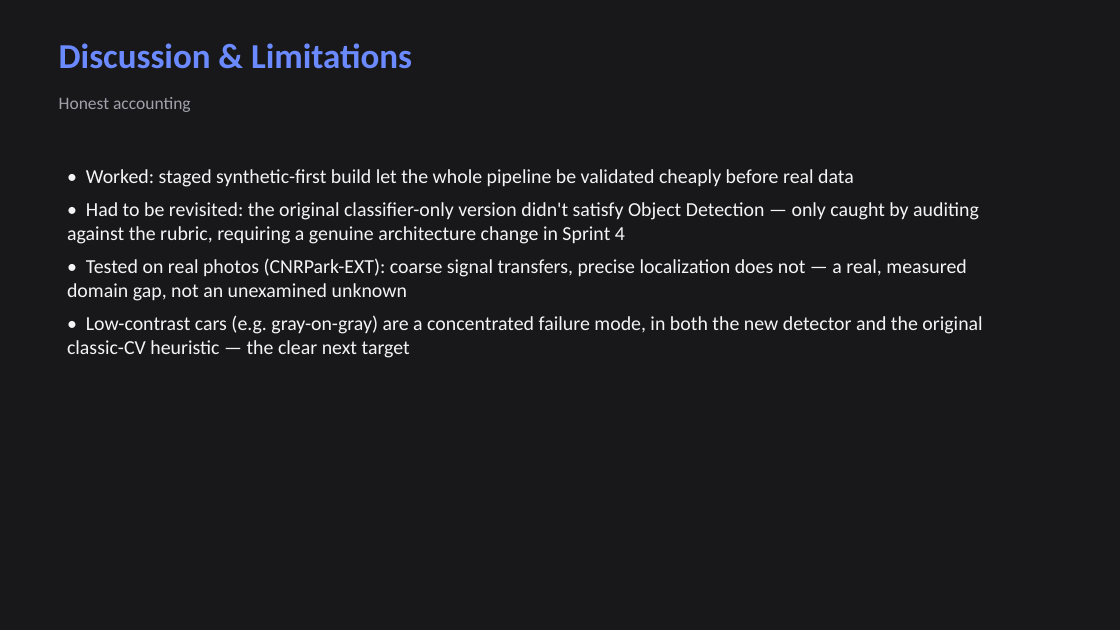
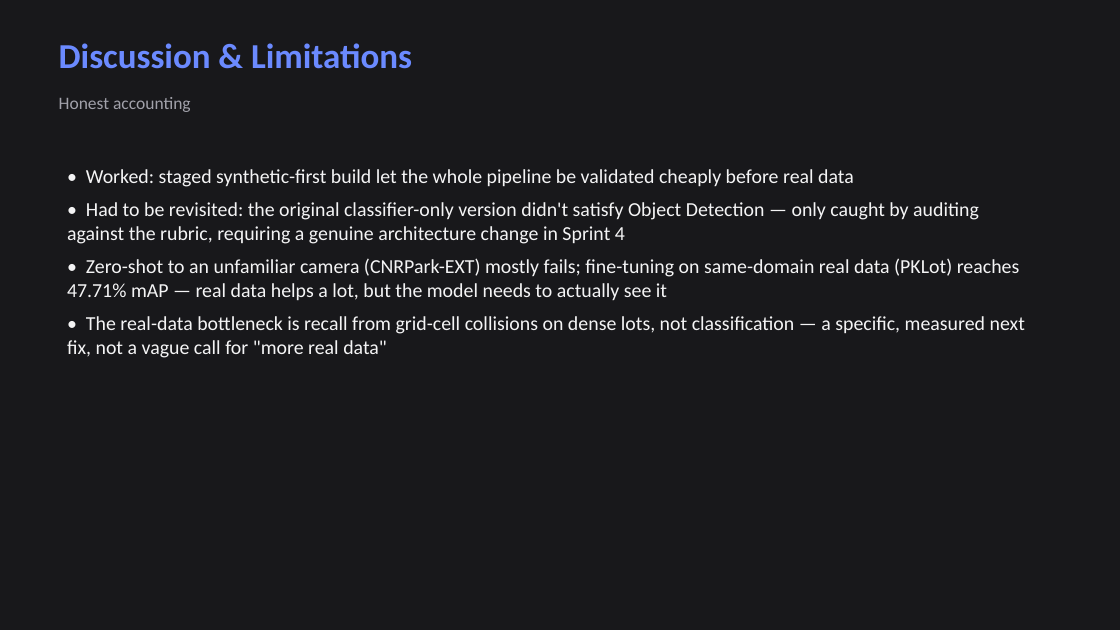
Before and after one commit to Tomiwa-ttt/Deep-Learning-2-Smart-Parking-Project, a slide deck: slide 17 of smartpark/report_assets/SmartPark_Slides.pptx (slide 15 before the commit). Drawn at 1120x630 pixels with LibreOffice and Linux fonts; fonts in the diff are those of the drawing. Boxes give left, top, right and bottom in pixels: in the first picture for what was removed or moved away, otherwise in the second. Text is boxed around its words. In the diff, an @@ line names an element or a change of style, - is before the commit and + after.

Commit message:
Close the real-data validation gap: fine-tune detector on real PKLot boxes, retrain classifier
Recovered the raw PKLot COCO export (from the user's Google Drive) and used
it for two things previously only possible with synthetic/qualitative data:

- Fine-tuned the synthetic-trained detector on real bounding boxes
  (train_detector.py --resume_from, 25 epochs) -> 47.71% mAP@0.5 on held-out
  real photos, vs. 98.71% synthetic. Classification given correct
  localization stays at 94.5% (vs 99.86% synthetic) -- the real-data gap is
  concentrated in localization recall, not misclassification, and is
  concretely explained by a 28.2% grid-cell collision rate on real PKLot's
  much denser lots (~57 vs ~15 spots/image). This directly points at a
  finer grid or anchor-based head as the next architecture change, rather
  than a vague 'needs more real data'.
- Retrained the classifier's real-data checkpoint (trained_model_real),
  fixing the stale/unloadable model from the version-skew issue earlier
  this project hit -- 98.69% val accuracy, ahead of the historical 97.04%.

New: convert_coco_to_detection.py (COCO export -> detector's annotations.json
format, analogous to the existing convert_coco_to_crops.py for the
classifier). train_detector.py gained --resume_from/--lr for fine-tuning.

Report, slides, and README updated throughout with these real numbers,
replacing the earlier 'not yet validated on real data' framing.

```diff
--- a/smartpark/report_assets/SmartPark_Slides.pptx
+++ b/smartpark/report_assets/SmartPark_Slides.pptx
@@ text at bbox=[67, 258, 1025, 358]: text changed @@
-• Tested on real photos (CNRPark-EXT): coarse signal transfers, precise localization does not — a real, measured domain gap, not an unexamined unknown
-• Low-contrast cars (e.g. gray-on-gray) are a concentrated failure mode, in both the new detector and the original classic-CV heuristic — the clear next target
+• Zero-shot to an unfamiliar camera (CNRPark-EXT) mostly fails; fine-tuning on same-domain real data (PKLot) reaches 47.71% mAP — real data helps a lot, but the model needs to actually see it
+• The real-data bottleneck is recall from grid-cell collisions on dense lots, not classification — a specific, measured next fix, not a vague call for "more real data"
```
Also in this commit, not shown: 4 other slides changed, 2 slides added, 28 other files.
